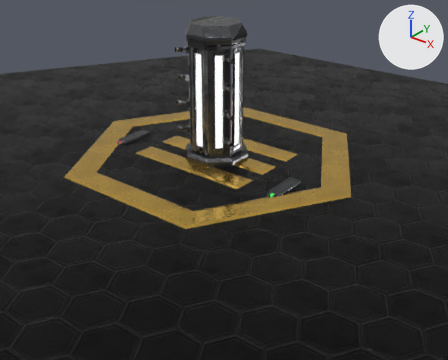
One commit to the glTF model site/assets/arena/models/ring-kit-lite.glb: the scene before it, then after it.
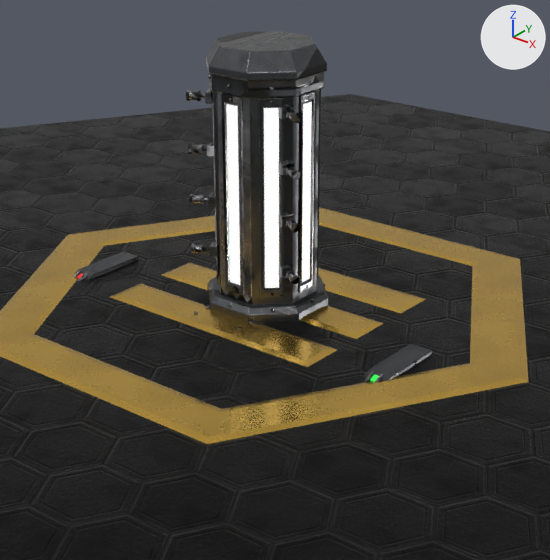
There are two pictures of each version: one whole from a camera (50 mm lens) standing at (5.07, -6.17, 4.45) and looking at (0.38, -0.31, 0.83), one close up on the part from 18% to 81% of the width and 0% to 80% of the height. Arrows for +X, +Y and +Z are at upper right; the lights stay in place. The last two pictures show the newer version. Where no turn or scale is listed for an object, it has been applied to the vertices. Vertices at exactly the same position are counted once.

Names of what the first close-up shows: 'Canvas', 'Emblem', 'Post', 'PostLED_In', 'PostLED_InR', 'PostLED_R', 'Steps' and 1 more.
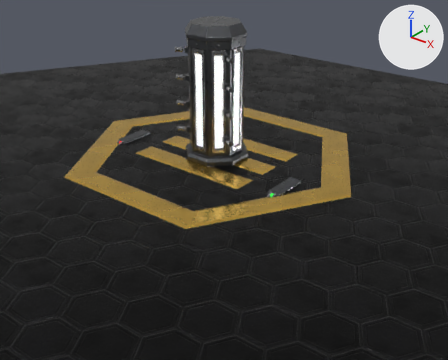
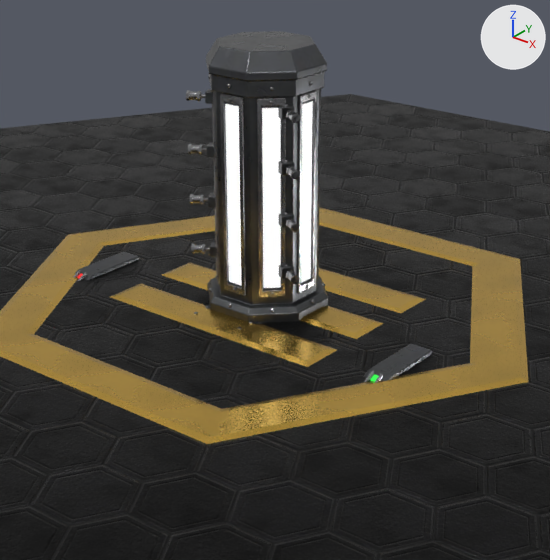
Where the change shows, as pixel boxes [x1, y1, x2, y2] in the close-ups (550 x 560 px; the box of a moved part takes in the faces that stretch with it):
'Post', reshaped, surface changed: [186, 31, 328, 323] in both
part 1 of me_post, moved or reshaped: before [212, 88, 321, 297]; after [212, 88, 321, 298]
part 2 of me_post, surface changed: [186, 32, 328, 322] in both
part 3 of me_postled_in, moved or reshaped: before [226, 104, 240, 285]; after [225, 104, 242, 286]
part 4 of me_postled_inr, moved or reshaped: before [264, 108, 279, 288]; after [262, 108, 281, 288]

What changed in the scene script:
```text
Change me_post:
    where me_post.from_pydata(...)  # 3600 vertices, 6270 faces; spans x -0.48..0.48, y -0.42..0.42, z 0.95..2.83
    used by ob_post; location = (0.0, 0.0, 0.0)
    me_post part 1: 640 of 3600 vertices moved; they spanned x -0.36..0.36, y -0.36..0.36, z 1.16..2.54 and now span x -0.36..0.36, y -0.36..0.36, z 1.16..2.54; mean shift (0.0, 0.0, 0.0); largest move (0.29, -0.21, 1.21) -> (0.3, -0.21, 1.21)
    me_post part 2: texture (UV) coordinates of 6270 of 6270 faces, centred in x -0.48..0.48, y -0.42..0.42, z 0.98..2.83, changed; they spanned u 0.0..0.99, v 0.0..0.99 and now span u 0.0..1.0, v 0.0..0.99
Change me_postled_in:
    used by ob_postled_in; location = (0.0, 0.0, 0.0)
    remove me_postled_in.from_pydata(...)  # 4 vertices, 2 faces; spans x -0.049..0.049, y -0.346, z 1.225..2.475
    add me_postled_in.from_pydata(...)  # 4 vertices, 2 faces; spans x -0.059..0.059, y -0.346, z 1.225..2.475
    me_postled_in part 3
    me_postled_in.vertices[0].co: (-0.049, -0.346, 1.225) -> (-0.059, -0.346, 1.225)  # pixel (229, 281) -> pixel (228, 281)
    me_postled_in.vertices[1].co: (0.049, -0.346, 1.225) -> (0.059, -0.346, 1.225)  # pixel (240, 285) -> pixel (241, 285)
    me_postled_in.vertices[2].co: (0.049, -0.346, 2.475) -> (0.059, -0.346, 2.475)  # pixel (237, 106) -> pixel (239, 106)
    me_postled_in.vertices[3].co: (-0.049, -0.346, 2.475) -> (-0.059, -0.346, 2.475)  # pixel (226, 103) -> pixel (225, 103)
Change me_postled_inr:
    used by ob_postled_inr; location = (0.0, 0.0, 0.0)
    remove me_postled_inr.from_pydata(...)  # 4 vertices, 2 faces; spans x 0.21..0.28, y -0.28..-0.21, z 1.225..2.475
    add me_postled_inr.from_pydata(...)  # 4 vertices, 2 faces; spans x 0.203..0.286, y -0.286..-0.203, z 1.225..2.475
    me_postled_inr part 4
    me_postled_inr.vertices[0].co: (0.21, -0.28, 1.225) -> (0.203, -0.286, 1.225)  # pixel (264, 288) -> pixel (263, 288)
    me_postled_inr.vertices[1].co: (0.28, -0.21, 1.225) -> (0.286, -0.203, 1.225)  # pixel (279, 287) -> pixel (280, 287)
    me_postled_inr.vertices[2].co: (0.28, -0.21, 2.475) -> (0.286, -0.203, 2.475)  # pixel (278, 107) -> not seen
    me_postled_inr.vertices[3].co: (0.21, -0.28, 2.475) -> (0.203, -0.286, 2.475)  # pixel (263, 108) -> pixel (262, 108)
```
